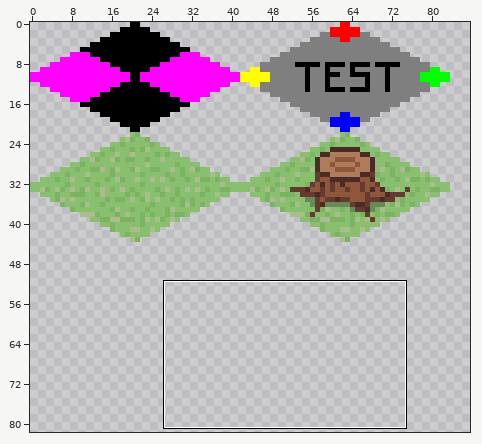
A pixel-art file gets an edit: assets/tiles.aseprite. The first picture is a wide view before the edit; the outline marks the close-up.
Close-up. Before:
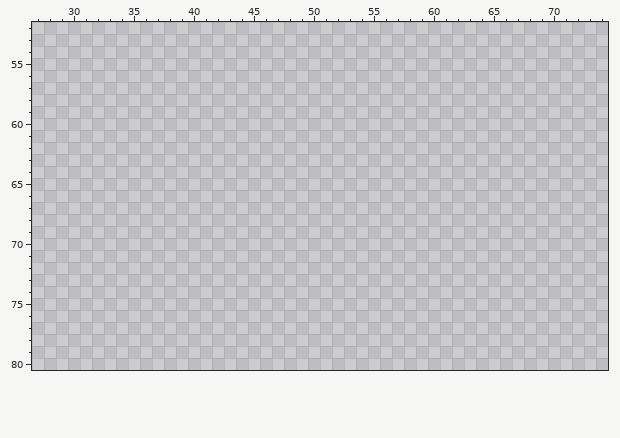
336x176 pixels, 1 frame. Colours within 5 levels of each other are drawn and written as one. Shown: x 27..74, y 52..80. The wide view leaves out empty margins.
Palette (. is transparent): 
New version:
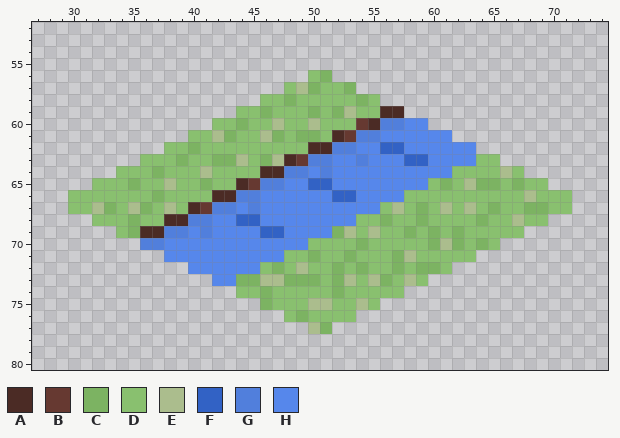
Colours new in this view: A #4b2b25  B #663931  C #7cb362  D #89c06f  E #abbd8d  F #3262c5  G #517fdc  H #5687eb
Difference:
{"y":56,"x":50,"old":"..","new":"DC"}
{"y":57,"x":48,"old":"......","new":"DECDDC"}
{"y":58,"x":46,"old":"..........","new":"DDCDDDDDCD"}
{"y":59,"x":44,"old":"..............","new":"DDCDDDCDCEDDAA"}
{"y":60,"x":42,"old":"..................","new":"DDCDDEDDEDDDBAGGHH"}
{"y":61,"x":40,"old":"......................","new":"DDECDDECDCCDABGGHHHHHH"}
{"y":62,"x":38,"old":"..........................","new":"DDCDDDDDDDDDAAGGHHFFHHHHHH"}
{"y":63,"x":36,"old":"..............................","new":"DDDCDDCCEDCEABGGHHGHHHFFHHHHDD"}
{"y":64,"x":34,"old":"..................................","new":"DDDCDDDEDDDDAAGGHGHHHHHHHHHHDDDDED"}
{"y":65,"x":32,"old":"......................................","new":"DDDCDDEDDCDDABGGHHFFHHHHHHHHDCDECCDCDD"}
{"y":66,"x":30,"old":"..........................................","new":"DDDDDDDCDDDDAAGGHHHHHHFFHHHHDDDDDDDDDDEDDD"}
{"y":67,"x":30,"old":"..........................................","new":"DDECDECDEDABGGHGHHHHHHHHHHDEDCDEDEDCDDCCDD"}
{"y":68,"x":32,"old":"......................................","new":"DDDCDDAAGGHHFFHHHHHHHHDDCDDCDDDDCDDEDD"}
{"y":69,"x":34,"old":"..................................","new":"DCAAGGHGHHHHFFHHHHCEDEDDCDCDCDDDDD"}
{"y":70,"x":36,"old":"..............................","new":"GGHHHHHHHHHHHHDDDDCDDDDDCECDCD"}
{"y":71,"x":38,"old":"..........................","new":"HHHHHHHHHHDDCDDCDDDCEDDDDD"}
{"y":72,"x":40,"old":"......................","new":"HHHHHHDCDEDDCDCDDCDCCD"}
{"y":73,"x":42,"old":"..................","new":"HHCCEECCCDCEDECDED"}
{"y":74,"x":44,"old":"..............","new":"DDCDDDDDCDDDDD"}
{"y":75,"x":46,"old":"..........","new":"CDDDEEDDED"}
{"y":76,"x":48,"old":"......","new":"DCDDDD"}
{"y":77,"x":50,"old":"..","new":"EC"}
